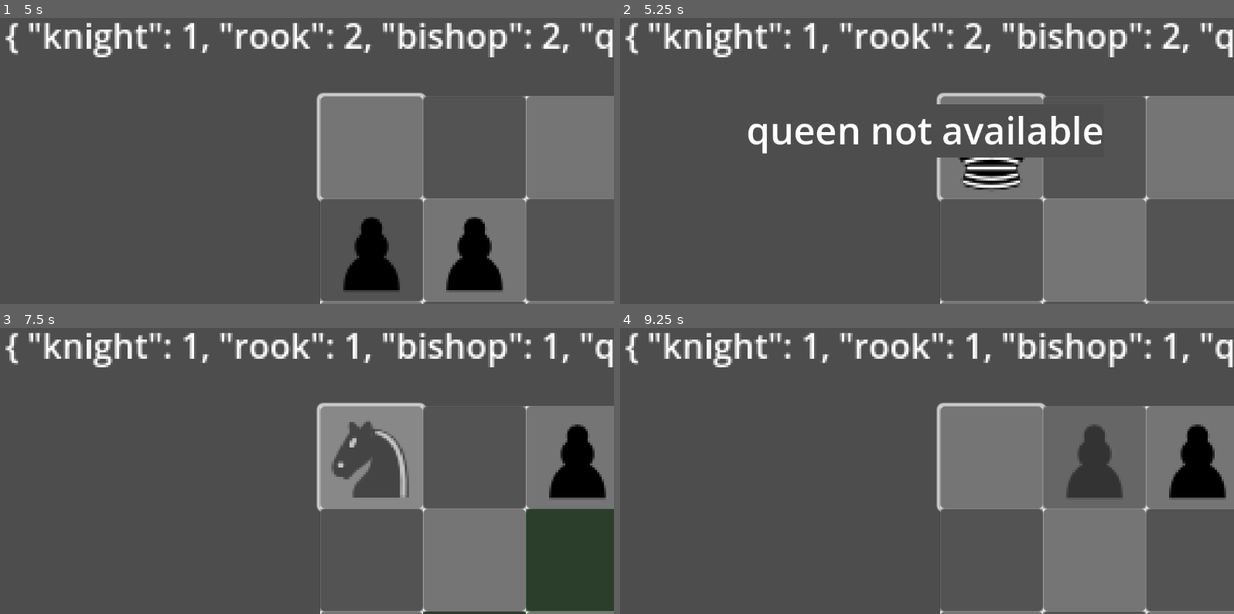
Above: before the commit, frames 1-4 (two rows, left to right).
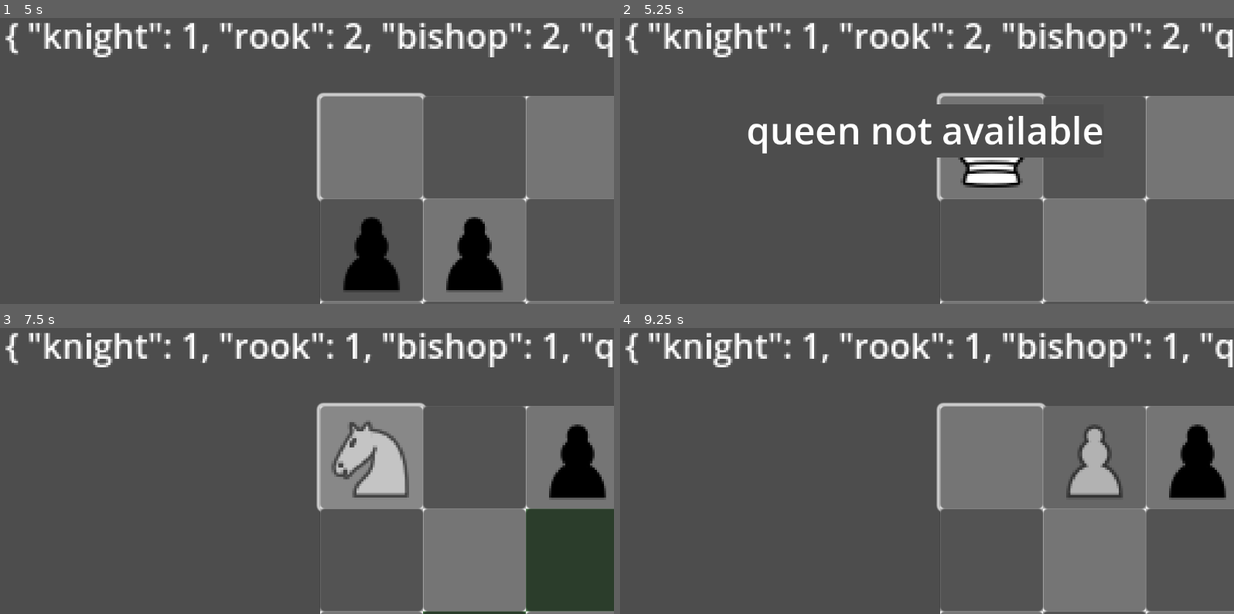
Above: after the commit, the same moments.

Repository: Noelithub77/Chessialo
Game: Godot game, scene res://main.tscn
Two runs of this game, one before a commit and one after it. Both use one fixed random seed, a clock stepped at 60 frames per second and the inputs below.
Inputs (mouse positions are in pixels of both pictures, inside the frame that each line leads up to):
- Up to frame 1 (5 s): click (374, 146) at 0.52 s; click (374, 146) at 1.27 s; click (374, 146) at 2.02 s; tap Enter at 2.75, 4.25 s; move the mouse to (442, 112) at 2.77 s; tap B (b) at 2.85 s; tap K (k) at 3.05, 3.6 s; tap Space at 3.5 s; move the mouse to (184, 149) at 3.52 s; tap P (p) at 3.8, 4.35 s; move the mouse to (368, 55) at 4.27 s; tap Q (q) at 4.55 s
- Up to frame 2 (5.25 s): tap Space at 5 s; move the mouse to (896, 201) at 5.02 s; tap Q (q) at 5.1 s
- Up to frame 3 (7.5 s): tap R (r) at 5.3, 5.85 s; tap Enter at 5.75 s; move the mouse to (491, 493) at 5.77 s; tap B (b) at 6.05, 6.6 s; tap Space at 6.5 s; move the mouse to (116, 388) at 6.52 s; tap K (k) at 6.8, 7.35 s; move the mouse to (337, 439) at 7.27 s
- Up to frame 4 (9.25 s): tap P (p) at 7.55, 8.1 s; move the mouse to (834, 353) at 8.02 s; tap Q (q) at 8.3, 8.85 s; move the mouse to (1062, 422) at 8.77 s; tap R (r) at 9.05 s

Frame 1 is identical in both runs. In frame 2, 0.7% of the frame differs, in the area x 55-66%, y 48-61%; in frame 3, 1.8%, in the area x 54-67%, y 33-60%; in frame 4, 1.1%.

Commit message:
update piece textures to use white variants

Diff:
--- a/main.gd
+++ b/main.gd
@@ -31,12 +31,12 @@
 }
 
 var textures : Dictionary = {
-	"knight": preload("res://assets/BKnight.svg"),
-	"rook": preload("res://assets/BRook.svg"),
-	"bishop": preload("res://assets/BBishop.svg"),
-	"queen": preload("res://assets/BQueen.svg"),
-	"king": preload("res://assets/BKing.svg"),
-	"pawn": preload("res://assets/BPawn.svg"),
+	"knight": preload("res://assets/WKnight.svg"),
+	"rook": preload("res://assets/WRook.svg"),
+	"bishop": preload("res://assets/WBishop.svg"),
+	"queen": preload("res://assets/WQueen.svg"),
+	"king": preload("res://assets/WKing.svg"),
+	"pawn": preload("res://assets/WPawn.svg"),
 }
 
 func _ready() -> void:
